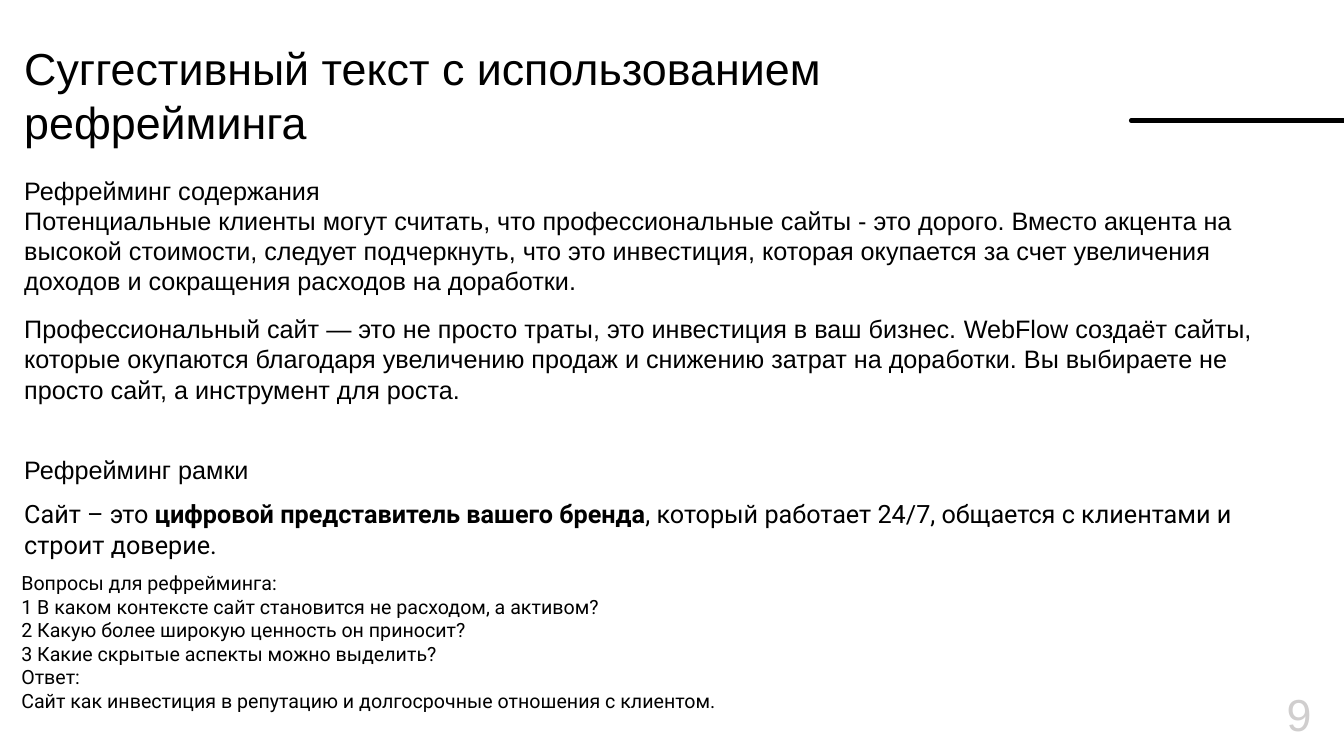
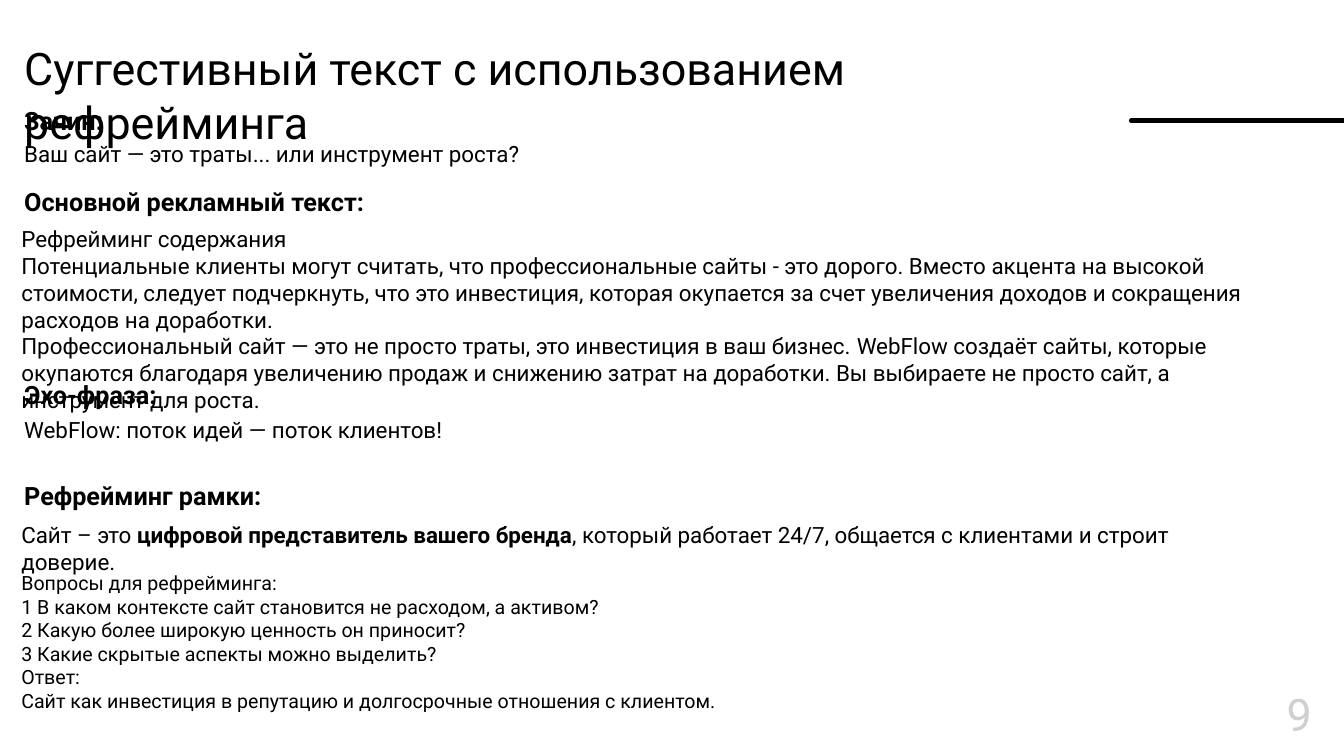
Before and after one commit to Katsero/Polytech, a slide deck: slide 9 of Курс 2 Сем 1/Веб-райтинг/Лабораторная работа 6.pptx. Drawn at 1344x756 pixels with LibreOffice and Linux fonts; fonts in the diff are those of the drawing; background and template pictures are left out. Boxes give left, top, right and bottom in pixels: in the first picture for what was removed or moved away, otherwise in the second. Text is boxed around its words. In the diff, an @@ line names an element or a change of style, - is before the commit and + after.

```diff
--- a/Курс 2 Сем 1/Веб-райтинг/Лабораторная работа 6.pptx
+++ b/Курс 2 Сем 1/Веб-райтинг/Лабораторная работа 6.pptx
@@ text "Суггестивный текст с использованием рефрейминга" at (x1=24, y1=52, x2=845, y2=151): font Arial to Roboto @@
@@ text added at (x1=24, y1=107, x2=103, y2=136), 18 pt, text #000000, bold @@
+Зачин:
@@ text added at (x1=24, y1=141, x2=519, y2=167), 16 pt, text #000000 @@
+Ваш сайт — это траты... или инструмент роста?
@@ text added at (x1=24, y1=192, x2=364, y2=216), 18 pt, text #000000, bold @@
+Основной рекламный текст:
@@ text "Рефрейминг содержания" moved from (x1=24, y1=181, x2=1232, y2=296) to (x1=21, y1=230, x2=1241, y2=413) @@
@@ text at (x1=21, y1=230, x2=1241, y2=333): size 18 to 16 pt, font Arial to Roboto in "Рефрейминг содержания", "Потенциальные клиенты могут считать, что профессиональные са ..." @@
@@ text removed at (x1=24, y1=319, x2=1251, y2=404) @@
-Профессиональный сайт — это не просто траты, это инвестиция в ваш бизнес. WebFlow создаёт сайты, которые окупаются благодаря увеличению продаж и снижению затрат на доработки. Вы выбираете не просто сайт, а инструмент для роста.
@@ text at (x1=21, y1=337, x2=1207, y2=413): paragraph added @@
+Профессиональный сайт — это не просто траты, это инвестиция в ваш бизнес. WebFlow создаёт сайты, которые окупаются благодаря увеличению продаж и снижению затрат на доработки. Вы выбираете не просто сайт, а инструмент для роста.
@@ text added at (x1=24, y1=381, x2=156, y2=410), 18 pt, text #000000, bold @@
+Эхо-фраза:
@@ text added at (x1=24, y1=421, x2=442, y2=442), 16 pt, text #000000 @@
+WebFlow: поток идей — поток клиентов!
@@ text at (x1=24, y1=486, x2=261, y2=510): text changed; font Arial to Roboto; bold on @@
-Рефрейминг рамки
+Рефрейминг рамки:
@@ text "Сайт – это цифровой представитель ..." moved from (x1=24, y1=503, x2=1232, y2=559) to (x1=21, y1=526, x2=1168, y2=548) @@
@@ text "Сайт – это цифровой представитель ..." at (x1=21, y1=526, x2=1168, y2=548): size 18 to 16 pt @@
@@ page number at (x1=1287, y1=699, x2=1312, y2=731): font Arial to Roboto @@
```
Also in this commit, not shown: 1 other slide changed, 1 other file.
